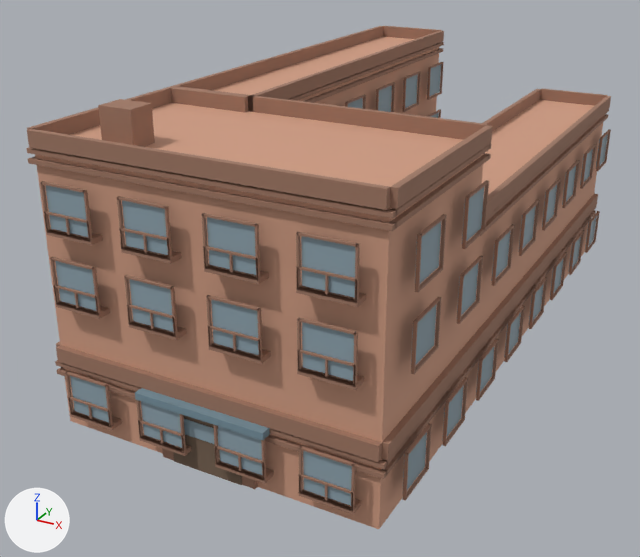
Renders of the glTF model public/buildings/residential_2x4_court.glb from each side of a commit.
Before and after are seen from a camera (50 mm lens) standing at (24.8, -23.1, 20.7) and looking at (5.3, 12.3, 3.0). Arrows for +X, +Y and +Z are at lower left; the lights stay in place. The picture after the commit comes second. Vertices at exactly the same position are counted once.

The first picture shows 'residential_2x4_court_0'.
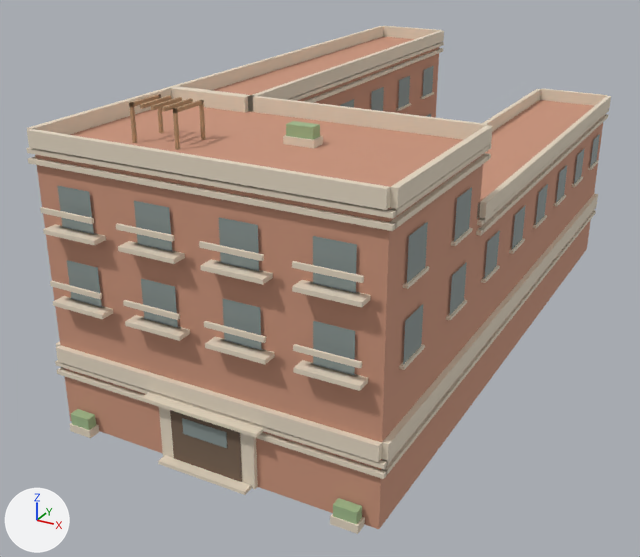
Changed parts and their boxes [x1, y1, x2, y2] in the pictures (640 x 557 px):
'residential_2x4_court_0', recoloured, reshaped (lighter)
    before: [26, 26, 611, 529]
    after: [26, 26, 611, 534]
part 1 of me_residential_2x4_court_0, added
    after: [141, 317, 182, 329]
part 2 of me_residential_2x4_court_0, added (mostly hidden)
    after: [220, 339, 265, 352]
part 3 of me_residential_2x4_court_0, added
    after: [309, 362, 359, 378]
part 4 of me_residential_2x4_court_0, added
    after: [53, 296, 113, 319]
part 5 of me_residential_2x4_court_0, added
    after: [50, 281, 102, 299]
part 6 of me_residential_2x4_court_0, added
    after: [125, 315, 190, 341]
part 7 of me_residential_2x4_court_0, added
    after: [123, 300, 180, 320]
part 8 of me_residential_2x4_court_0, added
    after: [205, 336, 275, 364]
part 9 of me_residential_2x4_court_0, added (pale yellow)
    after: [204, 321, 266, 343]
part 10 of me_residential_2x4_court_0, added
    after: [293, 360, 368, 391]
part 11 of me_residential_2x4_court_0, added (pale yellow)
    after: [293, 344, 362, 368]
part 12 of me_residential_2x4_court_0, added
    after: [399, 344, 425, 370]
part 13 of me_residential_2x4_court_0, added
    after: [446, 299, 467, 320]
part 14 of me_residential_2x4_court_0, added
    after: [43, 224, 106, 245]
part 15 of me_residential_2x4_court_0, added
    after: [40, 207, 94, 224]
part 16 of me_residential_2x4_court_0, deleted
    before: [40, 62, 611, 515]
part 17 of me_residential_2x4_court_0, added
    after: [57, 66, 600, 375]
part 18 of me_residential_2x4_court_0, added
    after: [70, 409, 99, 438]
part 19 of me_residential_2x4_court_0, added
    after: [330, 498, 365, 534]
part 20 of me_residential_2x4_court_0, added
    after: [158, 455, 252, 495]

What changed in the scene script:
```text
Change mat_residential_2x4_court_trim:
    mat_residential_2x4_court_trim.base_color: (0.352, 0.187, 0.127) -> (0.79, 0.69, 0.55)  # brown #a07864 -> pale yellow #e6d8c4
Change mat_residential_2x4_court_awning:
    mat_residential_2x4_court_awning.base_color: (0.18, 0.28, 0.34) -> (0.35, 0.49, 0.26)  # greyish blue #76909e -> greyish green #a0ba8b
Change me_residential_2x4_court_0:
    remove me_residential_2x4_court_0.from_pydata(...)  # 4598 vertices, 6996 faces; spans x -0.6..15.1, y -0.6..31.1, z 0.0..13.5
    add me_residential_2x4_court_0.from_pydata(...)  # 1470 vertices, 2052 faces; spans x -0.2..14.8, y -0.6..30.8, z 0.0..13.5
    me_residential_2x4_court_0 part 1: a new loose piece, a box spanning x 4.54..6.34, y -0.18..0.18, z 5.88..6.0, in mat_residential_2x4_court_trim (pale yellow #e6d8c4)
    me_residential_2x4_court_0 part 2: a new loose piece, a box spanning x 8.16..9.96, y -0.18..0.18, z 5.88..6.0, in mat_residential_2x4_court_trim (pale yellow #e6d8c4)
    me_residential_2x4_court_0 part 3: a new loose piece, a box spanning x 11.79..13.59, y -0.18..0.18, z 5.88..6.0, in mat_residential_2x4_court_trim (pale yellow #e6d8c4)
    me_residential_2x4_court_0 part 4: a new loose piece, a box spanning x 0.56..3.06, y -0.62..0.02, z 5.82..6.0, in mat_residential_2x4_court_trim (pale yellow #e6d8c4)
    me_residential_2x4_court_0 part 5: a new loose piece, a box spanning x 0.56..3.06, y -0.62..-0.51, z 6.65..6.85, in mat_residential_2x4_court_trim (pale yellow #e6d8c4)
    me_residential_2x4_court_0 part 6: a new loose piece, a box spanning x 4.19..6.69, y -0.62..0.02, z 5.82..6.0, in mat_residential_2x4_court_trim (pale yellow #e6d8c4)
    me_residential_2x4_court_0 part 7: a new loose piece, a box spanning x 4.19..6.69, y -0.62..-0.51, z 6.65..6.85, in mat_residential_2x4_court_trim (pale yellow #e6d8c4)
    me_residential_2x4_court_0 part 8: a new loose piece, a box spanning x 7.81..10.31, y -0.62..0.02, z 5.82..6.0, in mat_residential_2x4_court_trim (pale yellow #e6d8c4)
    me_residential_2x4_court_0 part 9: a new loose piece, a box spanning x 7.81..10.31, y -0.62..-0.51, z 6.65..6.85, in mat_residential_2x4_court_trim (pale yellow #e6d8c4)
    me_residential_2x4_court_0 part 10: a new loose piece, a box spanning x 11.44..13.94, y -0.62..0.02, z 5.82..6.0, in mat_residential_2x4_court_trim (pale yellow #e6d8c4)
    me_residential_2x4_court_0 part 11: a new loose piece, a box spanning x 11.44..13.94, y -0.62..-0.51, z 6.65..6.85, in mat_residential_2x4_court_trim (pale yellow #e6d8c4)
    me_residential_2x4_court_0 part 12: a new loose piece, a box spanning x 14.32..14.68, y 1.24..3.04, z 5.88..6.0, in mat_residential_2x4_court_trim (pale yellow #e6d8c4)
    me_residential_2x4_court_0 part 13: a new loose piece, a box spanning x 14.32..14.68, y 5.51..7.3, z 5.88..6.0, in mat_residential_2x4_court_trim (pale yellow #e6d8c4)
    me_residential_2x4_court_0 part 14: a new loose piece, a box spanning x 0.56..3.06, y -0.62..0.02, z 8.82..9.0, in mat_residential_2x4_court_trim (pale yellow #e6d8c4)
    me_residential_2x4_court_0 part 15: a new loose piece, a box spanning x 0.56..3.06, y -0.62..-0.51, z 9.65..9.85, in mat_residential_2x4_court_trim (pale yellow #e6d8c4)
    me_residential_2x4_court_0 part 16: 527 loose pieces with 4216 vertices, spanning x -0.6..15.1, y -0.6..31.1, z 0.8..13.5, are deleted
    me_residential_2x4_court_0 part 17: 808 vertices added at x -0.2..14.7, y -0.6..30.7, z 5.8..13.5
    me_residential_2x4_court_0 part 18: 16 vertices added at x 0.6..1.6, y -0.6..-0.1, z 0.0..0.9
    me_residential_2x4_court_0 part 19: 16 vertices added at x 12.9..13.9, y -0.6..-0.1, z 0.0..0.9
    me_residential_2x4_court_0 part 20: 8 vertices added at x 5.2..9.3, y -0.6..-0.2, z 0.0..0.2
    other edits to the shape of me_residential_2x4_court_0 do not show in these pictures
    add me_residential_2x4_court_0.materials.append(mat_residential_2x4_court_sign)  # brown #b5936f
```
